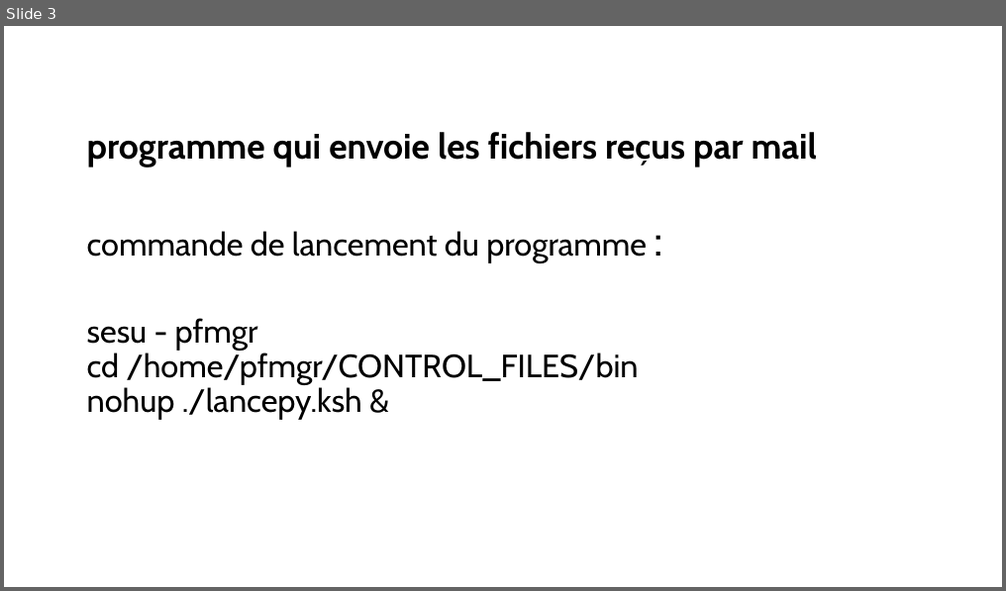
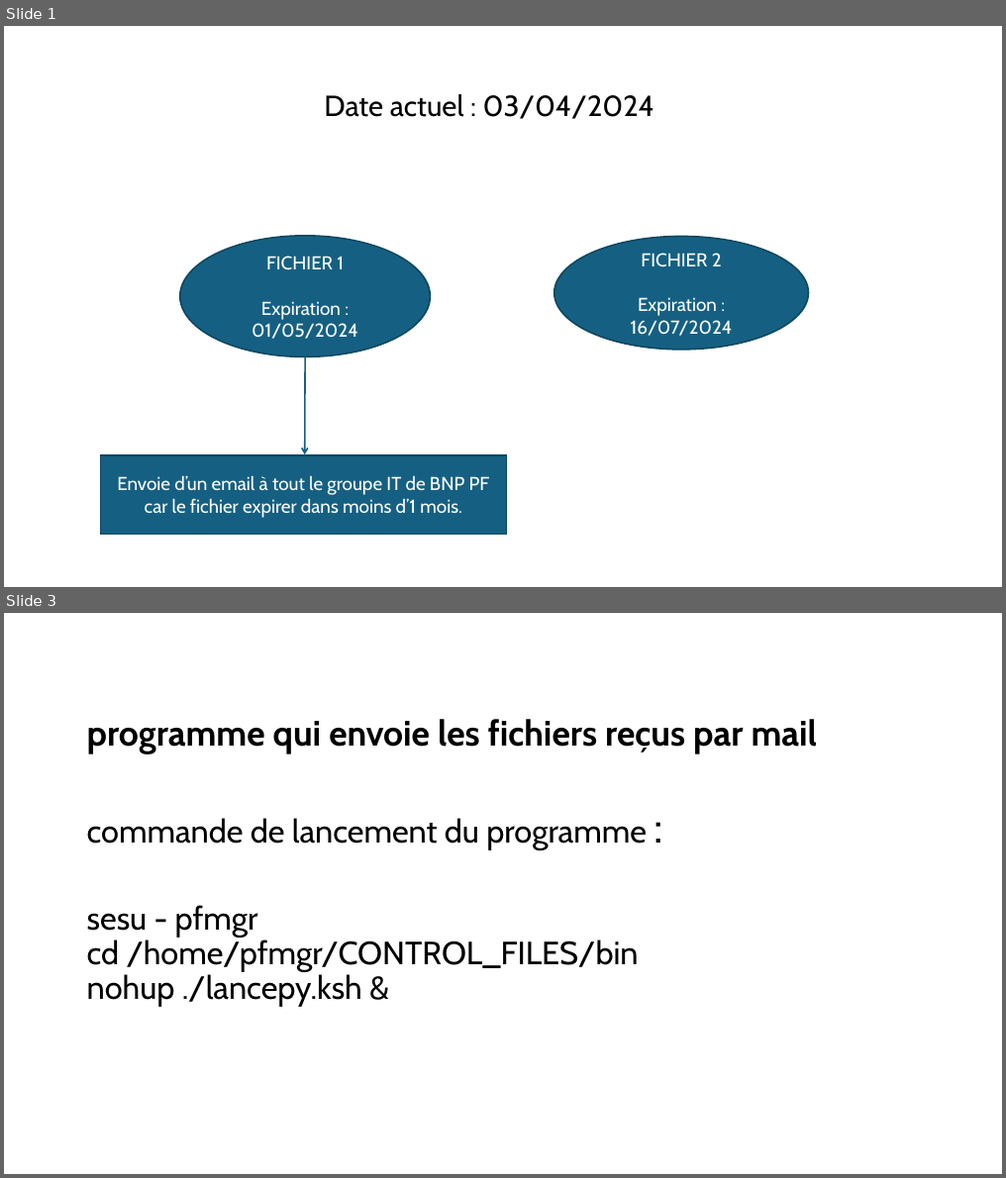
Before and after one commit to Shadix95/PortfolioLucas, a slide deck: stage2/automatisation.pptx. Shown one above the other, each under a label of ours: slide 3 before the commit, slides 1 and 3 after it; the slides between them are not shown. The pictures are 1006x591 and 1006x1178 pixels, drawn with LibreOffice and Linux fonts; fonts in the diff are those of the drawing. Boxes give left, top, right and bottom in pixels: in the first picture for what was removed or moved away, otherwise in the second. Text is boxed around its words. In the diff, an @@ line names an element or a change of style, - is before the commit and + after.

```diff
--- a/stage2/automatisation.pptx
+++ b/stage2/automatisation.pptx
@@ slide 1 added at <box>4,26,1002,587</box>, background #FFFFFF @@
@@ text added at <box>324,94,655,119</box>, 28 pt, text #000000 @@
+Date actuel : 03/04/2024
@@ ellipse added at <box>180,236,430,357</box>, fill #156082, outline #104760 1.5 pt, 18 pt, text #FFFFFF @@
+FICHIER 1
+Expiration : 01/05/2024
@@ ellipse added at <box>554,236,809,350</box>, fill #156082, outline #104760 1.5 pt, 18 pt, text #FFFFFF @@
+FICHIER 2
+Expiration :
+16/07/2024
@@ arrow added from (305, 357) to (305, 455), #156082 1.5 pt @@
@@ rectangle added at <box>101,456,506,534</box>, fill #156082, outline #104760 1.5 pt, 18 pt, text #FFFFFF @@
+Envoie d’un email à tout le groupe IT de BNP PF car le fichier expirer dans moins d’1 mois.
```
Also in this commit, not shown: 1 slide changed, 1 slide removed, 7 other files.
